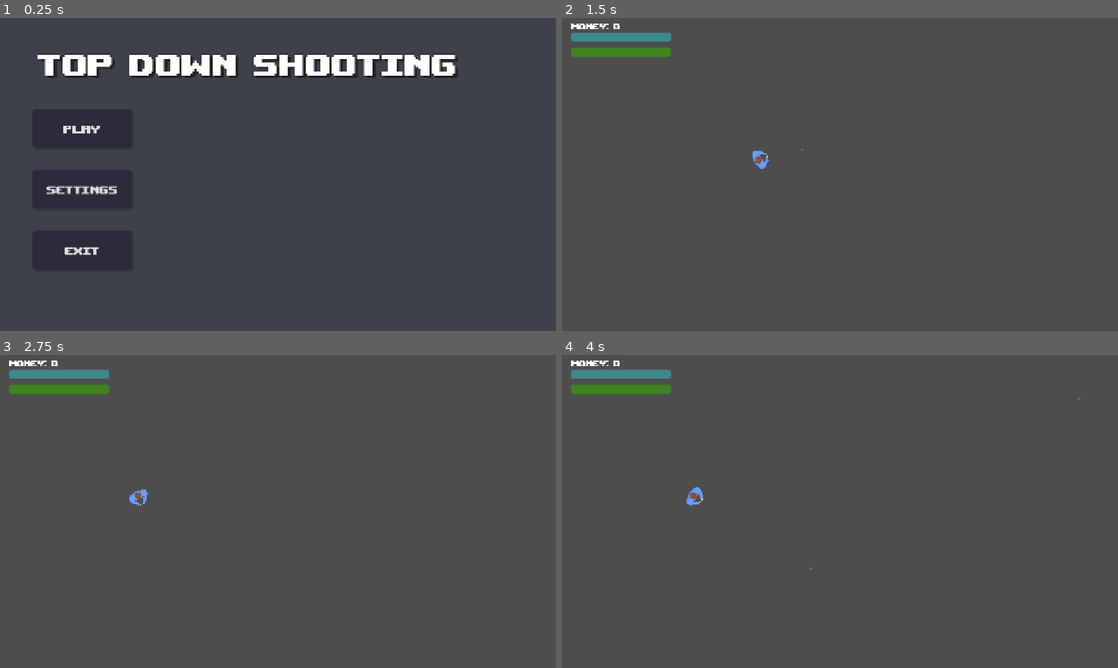
Above: before the commit, frames 1-4 (two rows, left to right).
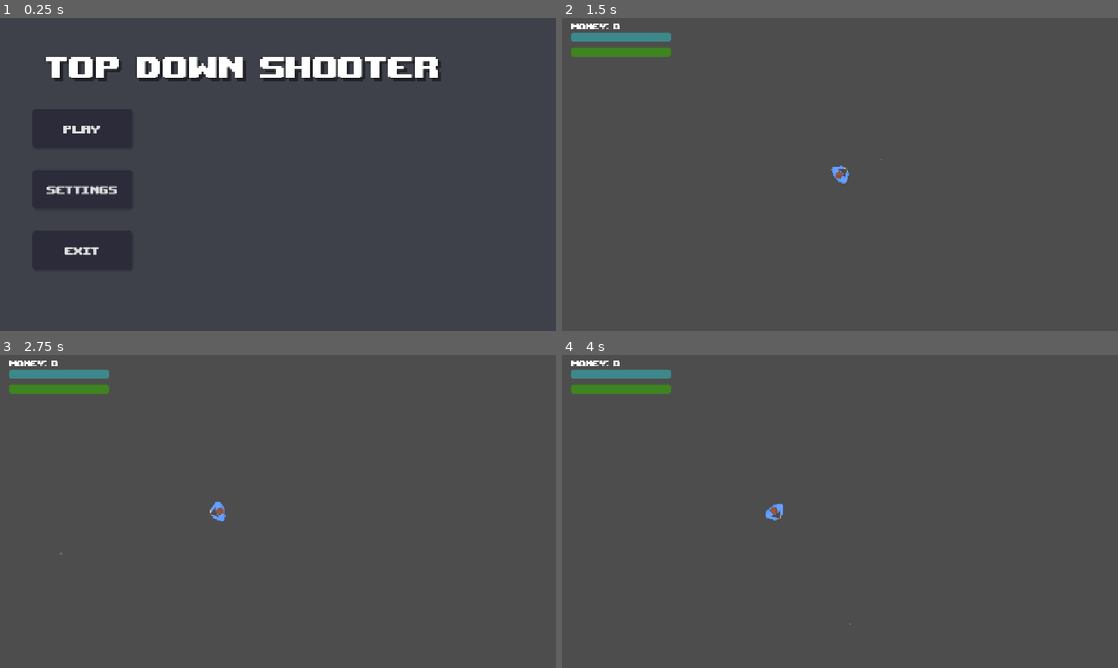
Above: after the commit, the same moments.

Repository: kamil-krecisz/TopDown-Shooting-Game
Game: Godot game, scene res://Scenes/main_menu.tscn
Two runs of this game, one before a commit and one after it. Both use one fixed random seed, a clock stepped at 60 frames per second and the inputs below.
Inputs (mouse positions are in pixels of both pictures, inside the frame that each line leads up to):
- Up to frame 1 (0.25 s): no input
- Up to frame 2 (1.5 s): click "Play" at 0.5 s; move the mouse to (962, 158) at 1.27 s; click (962, 158) at 1.35 s
- Up to frame 3 (2.75 s): tap Enter at 2 s; move the mouse to (166, 527) at 2.02 s; hold A (A_down) from 2.03 s (still down); click (166, 527) at 2.1 s
- Up to frame 4 (4 s): move the mouse to (895, 442) at 2.77 s; release A (A_down) at 2.78 s; click (895, 442) at 2.85 s; tap Space at 3.5 s; move the mouse to (812, 574) at 3.52 s; click (812, 574) at 3.6 s

The runs differ from the first frame. In frame 1, 4.0% of the frame differs, in the area x 6-83%, y 11-21%; in frame 2, 0.2%; in frame 3, 0.2%; in frame 4, 0.2%.

Commit message:
Commit 16th - Finish

Diff:
--- a/Scenes/Main.tscn
+++ b/Scenes/Main.tscn
@@ -138,7 +138,7 @@
 visible = false
 
 [node name="Player" parent="." unique_id=708830804 instance=ExtResource("2_rgh2o")]
-position = Vector2(455, 326)
+position = Vector2(640, 360)
 
 [node name="Muzzle" type="Node2D" parent="Player" unique_id=1131494565]
 position = Vector2(23, 0)
--- a/Scenes/enemy.tscn
+++ b/Scenes/enemy.tscn
@@ -9,8 +9,7 @@
 height = 42.0
 
 [sub_resource type="CapsuleShape2D" id="CapsuleShape2D_cn0na"]
-radius = 18.0
-height = 42.0
+height = 40.0
 
 [node name="Enemy" type="CharacterBody2D" unique_id=1528413759]
 script = ExtResource("1_1f0kj")
@@ -32,13 +31,13 @@
 offset_top = -33.0
 offset_right = 20.0
 offset_bottom = -28.0
-value = 50.0
+value = 100.0
 show_percentage = false
 
 [node name="AttackRange" type="Area2D" parent="." unique_id=1361335141]
 
 [node name="AttackRangeShape" type="CollisionShape2D" parent="AttackRange" unique_id=933063922]
-position = Vector2(8, 0)
+position = Vector2(15, 0)
 shape = SubResource("CapsuleShape2D_cn0na")
 debug_color = Color(0.75417024, 0.18620193, 0.42151955, 0.15686275)
 
--- a/Scenes/game_over_screen.tscn
+++ b/Scenes/game_over_screen.tscn
@@ -14,28 +14,28 @@
 script = ExtResource("1_e5yba")
 
 [node name="Panel" type="Panel" parent="." unique_id=487213183]
-offset_right = 1152.0
-offset_bottom = 648.0
+offset_right = 1280.0
+offset_bottom = 720.0
 theme_override_styles/panel = SubResource("StyleBoxFlat_wydum")
 
 [node name="GameOverLabel" type="Label" parent="." unique_id=2033979214]
 texture_filter = 1
-offset_left = 313.0
+offset_left = 325.0
 offset_top = 206.0
-offset_right = 839.0
-offset_bottom = 296.0
+offset_right = 955.0
+offset_bottom = 314.0
 theme_override_colors/font_shadow_color = Color(0, 0, 0, 0.15686275)
 theme_override_constants/shadow_offset_x = 10
 theme_override_constants/shadow_offset_y = 10
 theme_override_fonts/font = ExtResource("1_jb6in")
-theme_override_font_sizes/font_size = 100
+theme_override_font_sizes/font_size = 120
 text = "GAME OVER"
 horizontal_alignment = 1
 
 [node name="RetryButton" type="TextureButton" parent="." unique_id=1545384826]
-offset_left = 539.00006
+offset_left = 610.0
 offset_top = 401.0
-offset_right = 1139.0
+offset_right = 1210.0
 offset_bottom = 1001.0
 scale = Vector2(0.12, 0.12)
 texture_normal = ExtResource("2_kk8k2")
--- a/Scenes/main_menu.tscn
+++ b/Scenes/main_menu.tscn
@@ -154,10 +154,10 @@
 
 [node name="Label" type="Label" parent="." unique_id=1032903527]
 texture_filter = 1
-offset_left = 88.0
-offset_top = 58.0
-offset_right = 1053.0
-offset_bottom = 166.0
+offset_left = 104.0
+offset_top = 64.0
+offset_right = 1069.0
+offset_bottom = 172.0
 theme_override_colors/font_shadow_color = Color(0, 0, 0, 0.26666668)
 theme_override_colors/font_outline_color = Color(0, 0, 0, 1)
 theme_override_constants/shadow_offset_x = 7
@@ -165,7 +165,7 @@
 theme_override_constants/outline_size = 2
 theme_override_fonts/font = ExtResource("1_28flt")
 theme_override_font_sizes/font_size = 100
-text = "Top down shooting"
+text = "Top down shooter"
 
 [node name="VBoxContainer" type="VBoxContainer" parent="." unique_id=2059363041]
 offset_left = 75.0
--- a/Scenes/pause_menu.tscn
+++ b/Scenes/pause_menu.tscn
@@ -299,8 +299,8 @@
 
 [node name="ColorRect" type="ColorRect" parent="." unique_id=91977834]
 material = SubResource("ShaderMaterial_y2c35")
-offset_right = 1152.0
-offset_bottom = 648.0
+offset_right = 1280.0
+offset_bottom = 720.0
 
 [node name="PanelContainer" type="PanelContainer" parent="." unique_id=690258889]
 modulate = Color(1, 1, 1, 0)
--- a/Scenes/player.tscn
+++ b/Scenes/player.tscn
@@ -6,7 +6,7 @@
 [ext_resource type="AudioStream" uid="uid://cnq02t1oep4cy" path="res://Sounds/gun_shot.mp3" id="4_vgqql"]
 
 [sub_resource type="CapsuleShape2D" id="CapsuleShape2D_80d1q"]
-radius = 14.0
+radius = 11.0
 height = 48.0
 
 [node name="Player" type="CharacterBody2D" unique_id=1170544757 groups=["player"]]
@@ -20,6 +20,7 @@
 offset = Vector2(5, 0)
 
 [node name="CollisionShape2D" type="CollisionShape2D" parent="." unique_id=429792772]
+position = Vector2(-3, 0)
 shape = SubResource("CapsuleShape2D_80d1q")
 
 [node name="AudioStreamPlayer2D" type="AudioStreamPlayer2D" parent="." unique_id=931114292]
